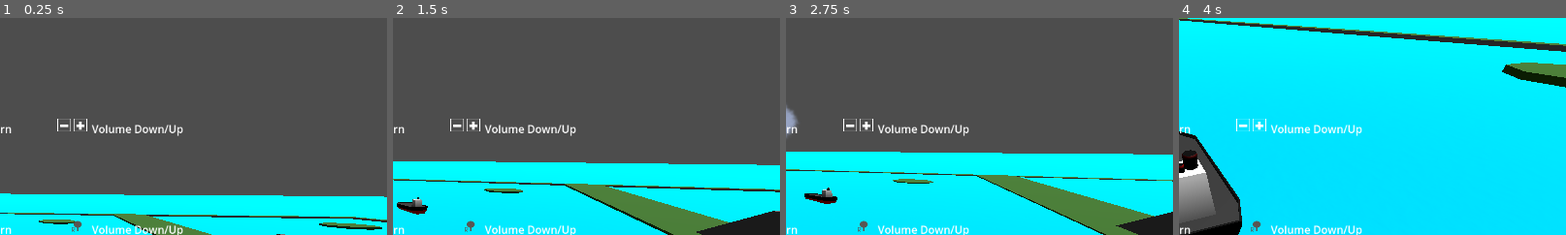
Above: before the commit, frames 1-4 (left to right).
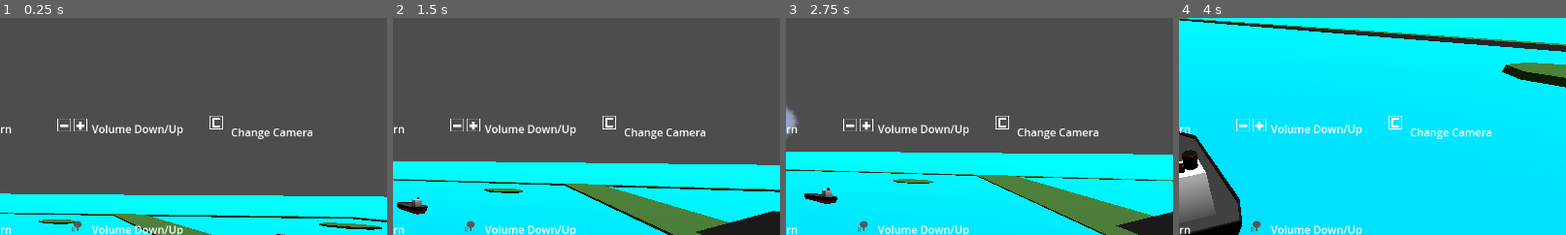
Above: after the commit, the same moments.

Repository: savenger/shipped
Game: Godot game, scene res://level/game.tscn
Two runs of this game, one before a commit and one after it. Both use one fixed random seed, a clock stepped at 60 frames per second and the inputs below.
Inputs (mouse positions are % of the whole screen's width and height, from its top left):
- Up to frame 1 (0.25 s): no input
- Up to frame 2 (1.5 s): tap Enter at 0.5 s; move the mouse to (72, 45) at 0.52 s; hold D (Turn Right) 0.53-1.28 s; click (72, 45) at 0.6 s; move the mouse to (30, 55) at 1.27 s; hold A (Turn Left) from 1.28 s (still down); tap Mouse wheel down (volume_down) at 1.35 s
- Up to frame 3 (2.75 s): move the mouse to (60, 28) at 2.02 s; release A (Turn Left) at 2.03 s; hold D (Turn Right) from 2.03 s (still down); tap Mouse wheel up (volume_up) at 2.1 s
- Up to frame 4 (4 s): move the mouse to (45, 70) at 2.77 s; release D (Turn Right) at 2.78 s; hold S (CounterThrust) 2.78-3.53 s; tap C at 2.85 s; move the mouse to (80, 65) at 3.52 s; hold A (Turn Left) from 3.53 s (still down); click (80, 65) at 3.6 s
The pictures show only the part of the screen within x 45-95%, y 8-58%; the shares and areas given below are measured in that part.

The runs differ from the first frame. In frame 1, 0.5% of the frame differs, in the area x 54-81%, y 45-56%; in frame 2, 0.5%; in frame 3, 0.5%; in frame 4, 0.6%.
Error in both runs: Invalid assignment of property or key 'volume_db' with value of type 'int' on a base object of type 'null instance'. (res://level/game.gd:40)

Commit message:
updated keys

Diff:
--- a/level/Keys.tscn
+++ b/level/Keys.tscn
@@ -9,6 +9,7 @@
 [ext_resource type="Texture2D" uid="uid://dntrtfrust4ln" path="res://assets/key_d.png" id="7"]
 [ext_resource type="Texture2D" uid="uid://b3xd5ji18x5ew" path="res://assets/key_space.png" id="8"]
 [ext_resource type="Texture2D" uid="uid://tk8f44ursm86" path="res://assets/btn_l.png" id="9"]
+[ext_resource type="Texture2D" uid="uid://mf6vpguv0210" path="res://assets/key_c.png" id="9_ptmrs"]
 [ext_resource type="Texture2D" uid="uid://cqjf8k8tsyqtp" path="res://assets/btn_shoot.png" id="10"]
 [ext_resource type="Texture2D" uid="uid://dqpox5c70f03a" path="res://assets/stick_r.png" id="11"]
 [ext_resource type="Texture2D" uid="uid://3voaeqtpcskc" path="res://assets/btn_r.png" id="12"]
@@ -114,6 +115,21 @@
 offset_bottom = 220.0
 pivot_offset = Vector2(10, 10)
 texture = ExtResource("2")
+
+[node name="C" type="TextureRect" parent="Keys"]
+offset_left = 832.0
+offset_top = 196.0
+offset_right = 852.0
+offset_bottom = 216.0
+pivot_offset = Vector2(10, 10)
+texture = ExtResource("9_ptmrs")
+
+[node name="Label7" type="Label" parent="Keys"]
+offset_left = 864.0
+offset_top = 209.0
+offset_right = 1000.0
+offset_bottom = 235.0
+text = "Change Camera"
 
 [node name="Buttons" type="Node" parent="."]
 
Binary file added: assets/key_c.png
Not shown, added: assets/key_c.png.import
Not shown: 1 places in level/Keys.tscn that only renumber resources
Not shown: 2 places in ship/ship.tscn that only renumber resources
Not shown, added: assets/key_c.png~
